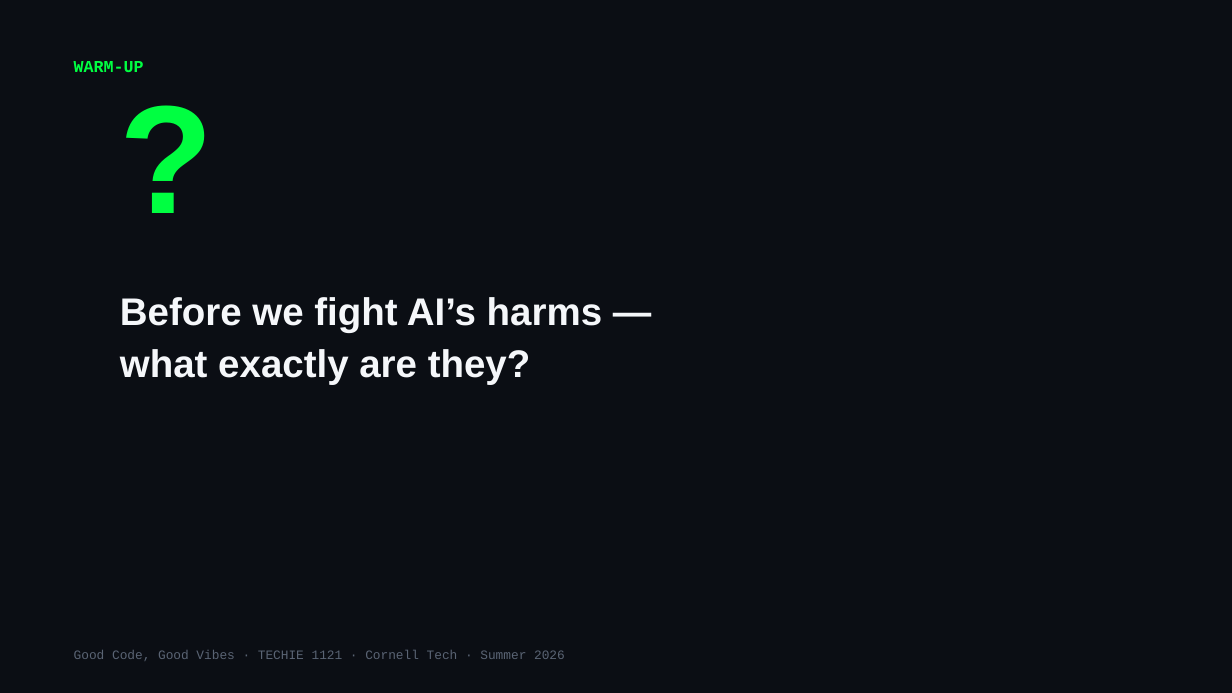
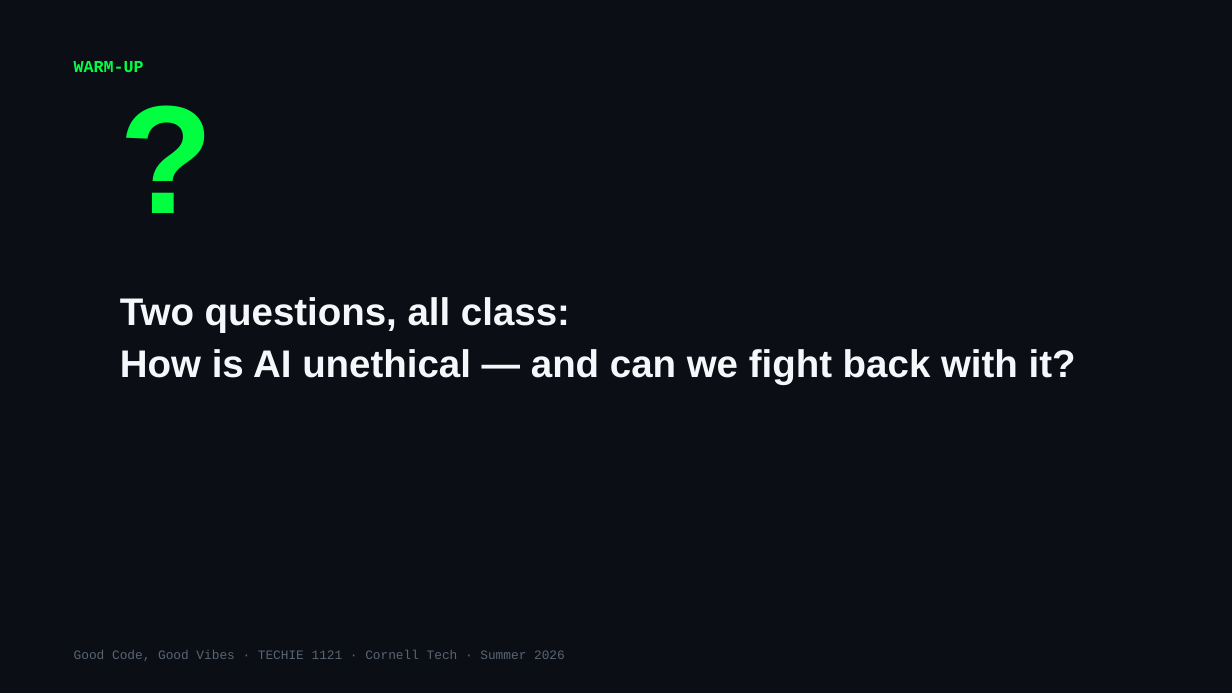
Before and after one commit to Cornell-Tech-Vibe-Coding-Summer-2026/website, a slide deck: slide 2 of slides/Week2-Wed-AI-Against-AI.pptx. Drawn at 1232x693 pixels with LibreOffice and Linux fonts; fonts in the diff are those of the drawing. Boxes give left, top, right and bottom in pixels: in the first picture for what was removed or moved away, otherwise in the second. Text is boxed around its words. In the diff, an @@ line names an element or a change of style, - is before the commit and + after.

```diff
--- a/slides/Week2-Wed-AI-Against-AI.pptx
+++ b/slides/Week2-Wed-AI-Against-AI.pptx
@@ text at <box>120,297,1076,385</box>: text changed @@
-Before we fight AI’s harms —
-what exactly are they?
+Two questions, all class:
+How is AI unethical — and can we fight back with it?
```
Also in this commit, not shown: 8 other slides changed, 7 slides added, 1 slide removed, 2 other files.
